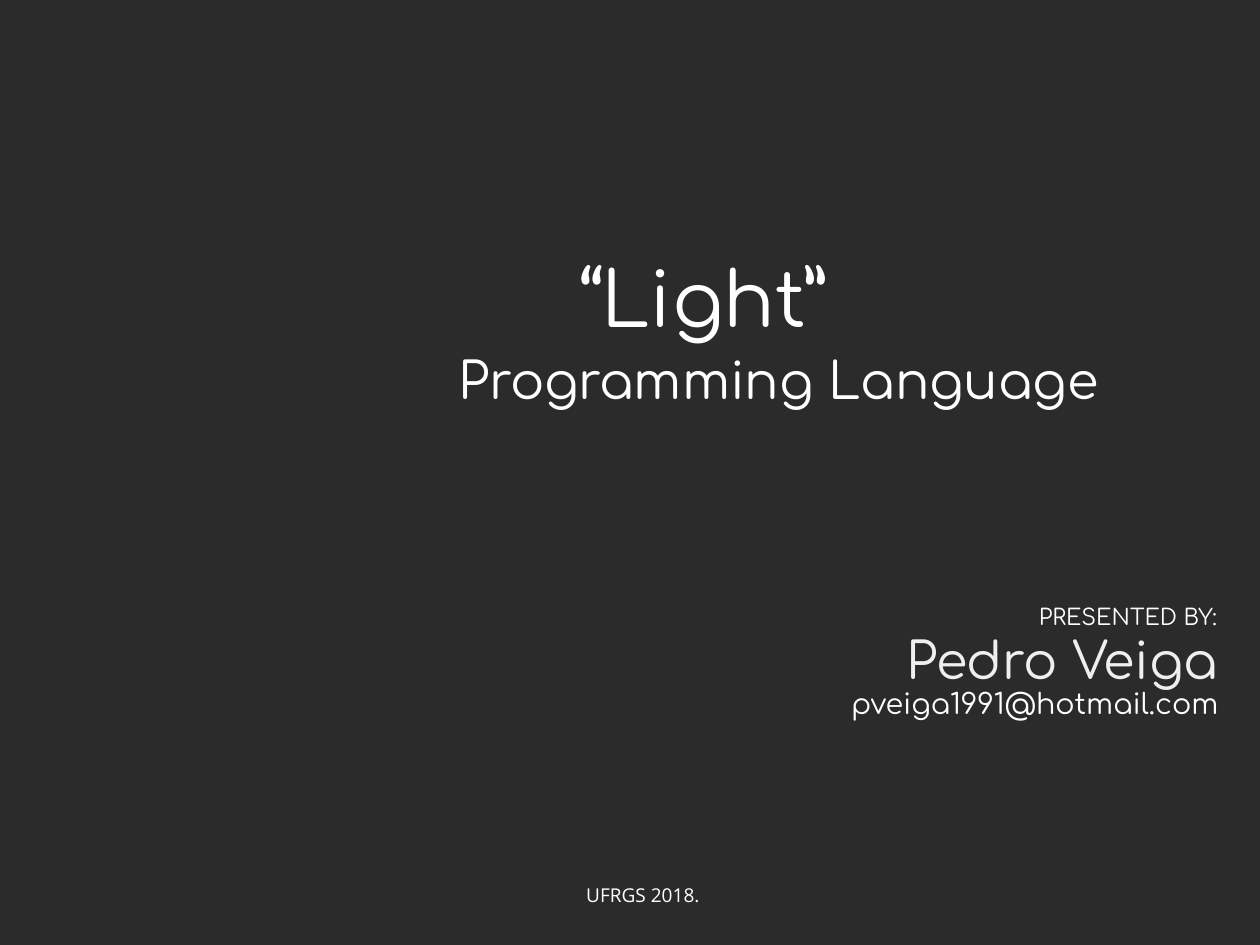
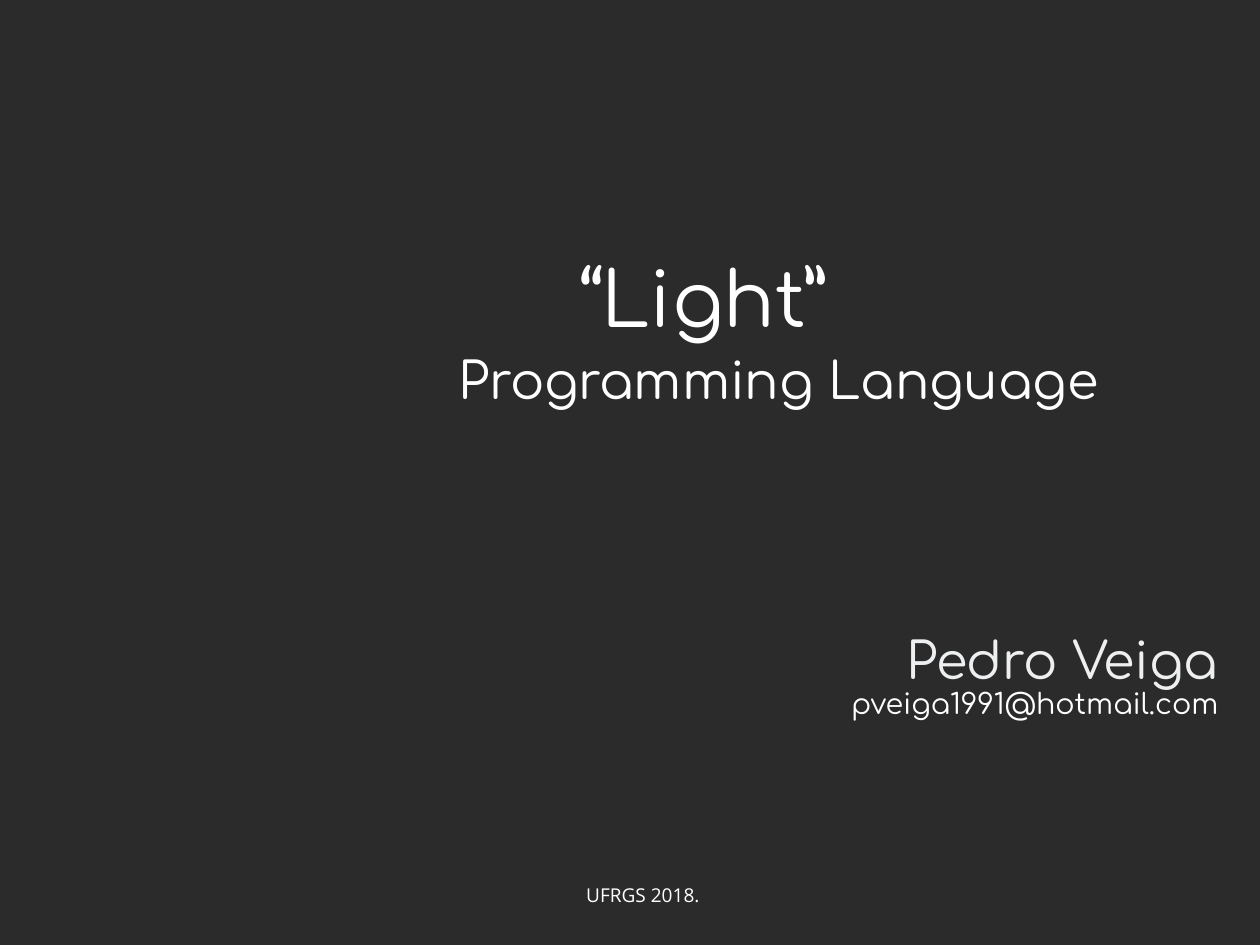
Before and after one commit to Hoshoyo/Light, a slide deck: slide 1 of TCC_Reunião_#1.odp. Drawn at 1260x945 pixels with LibreOffice and Linux fonts; fonts in the diff are those of the drawing; background and template pictures are left out; a plain dark background stands for a picture behind light text. Boxes give left, top, right and bottom in pixels: in the first picture for what was removed or moved away, otherwise in the second. Text is boxed around its words. In the diff, an @@ line names an element or a change of style, - is before the commit and + after.

```diff
--- a/TCC_Reunião_#1.odp
+++ b/TCC_Reunião_#1.odp
@@ text removed at <box>1039,607,1217,626</box> @@
-PRESENTED BY:
```
Also in this commit, not shown: 3 other slides changed, 2 slides added.
